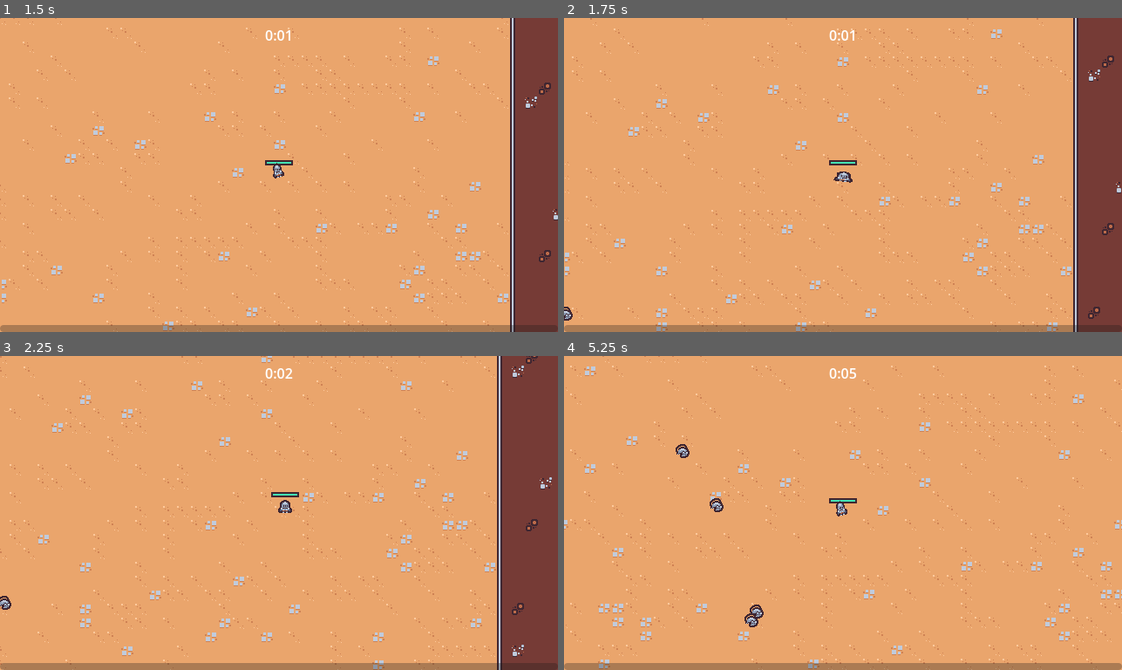
Above: before the commit, frames 1-4 (two rows, left to right).
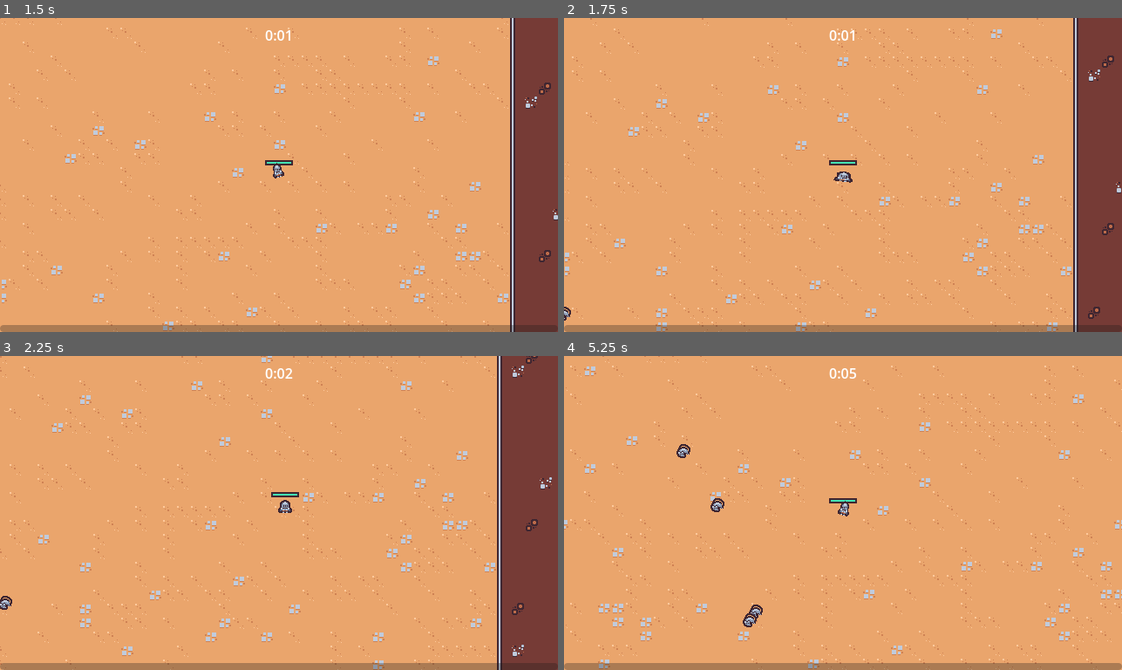
Above: after the commit, the same moments.

Repository: rafariossaa/godot_2d_survival_tutorial
Game: Godot game, scene res://scenes/main/main.tscn
Same seed, same stepped clock (60 frames per second), same inputs: the game is played once before the commit and once after it.
Inputs (mouse positions are in pixels of both pictures, inside the frame that each line leads up to):
- Up to frame 1 (1.5 s): move the mouse to (401, 159) at 0.52 s; press the mouse at (401, 159) at 0.53 s; hold Right (move_right) 0.53-1.28 s; move the mouse to (167, 190) at 1.27 s; release the mouse at (167, 190) at 1.28 s; hold Down (move_down) from 1.28 s (still down); click (167, 190) at 1.35 s
- Up to frame 2 (1.75 s): keep holding Down (move_down)
- Up to frame 3 (2.25 s): move the mouse to (334, 443) at 2.02 s; release Down (move_down) at 2.03 s; press the mouse at (334, 443) at 2.03 s; hold Right (move_right) from 2.03 s (still down)
- Up to frame 4 (5.25 s): move the mouse to (815, 575) at 2.77 s; release Right (move_right) at 2.78 s; release the mouse at (815, 575) at 2.78 s; hold Up (move_up) 2.78-3.53 s; click (815, 575) at 2.85 s; move the mouse to (1010, 560) at 3.52 s; press the mouse at (1010, 560) at 3.53 s; hold Left (move_left) 3.53-5.03 s; move the mouse to (675, 465) at 4.27 s; release the mouse at (675, 465) at 4.28 s; click (675, 465) at 4.35 s; move the mouse to (870, 513) at 5.02 s; press the mouse at (870, 513) at 5.03 s; hold Down (move_down) from 5.03 s (still down)

Frame 1 is identical in both runs. In frame 2, less than 0.1% of the frame differs, in the area x 0-2%, y 91-97%; in frame 3, less than 0.1%; in frame 4, 0.3%, in the area x 20-52%, y 28-87%.

Commit message:
Lesson 38- Animating Enemy death + fix enemy orientation

Diff:
--- /dev/null
+++ b/scenes/component/death_component.gd
@@ -0,0 +1,23 @@
+extends Node2D
+
+@export var health_component: Node
+@export var sprite: Sprite2D
+
+
+func _ready():
+	health_component.died.connect(on_test)
+	$GPUParticles2D.texture = sprite.texture
+
+
+func on_test():
+	if owner == null || not owner is Node2D:
+		return
+
+	var spawn_position = owner.global_position
+
+	var entities = get_tree().get_first_node_in_group("entities_layer")
+	get_parent().remove_child(self)
+	entities.add_child(self)
+
+	global_position = spawn_position
+	$AnimationPlayer.play("default")
--- a/scenes/component/death_component.tscn
+++ b/scenes/component/death_component.tscn
@@ -1,28 +1,17 @@
-[gd_scene load_steps=8 format=3 uid="uid://bfacqjt3tplo0"]
+[gd_scene load_steps=8 format=3 uid="uid://dyt526ysai3ey"]
 
-[ext_resource type="Texture2D" uid="uid://cq11dm3qffmi3" path="res://scenes/game_object/basic_enemy/base_enemy.png" id="1_6l0ts"]
+[ext_resource type="Script" path="res://scenes/component/death_component.gd" id="1_1pobi"]
+[ext_resource type="Texture2D" uid="uid://cq11dm3qffmi3" path="res://scenes/game_object/basic_enemy/base_enemy.png" id="2_yabnv"]
 
-[sub_resource type="Animation" id="Animation_gds7t"]
+[sub_resource type="Animation" id="Animation_dpbxy"]
 resource_name = "default"
-tracks/0/type = "value"
+tracks/0/type = "method"
 tracks/0/imported = false
 tracks/0/enabled = true
-tracks/0/path = NodePath("GPUParticles2D:emitting")
+tracks/0/path = NodePath(".")
 tracks/0/interp = 1
 tracks/0/loop_wrap = true
 tracks/0/keys = {
-"times": PackedFloat32Array(0),
-"transitions": PackedFloat32Array(1),
-"update": 1,
-"values": [true]
-}
-tracks/1/type = "method"
-tracks/1/imported = false
-tracks/1/enabled = true
-tracks/1/path = NodePath(".")
-tracks/1/interp = 1
-tracks/1/loop_wrap = true
-tracks/1/keys = {
 "times": PackedFloat32Array(1),
 "transitions": PackedFloat32Array(1),
 "values": [{
@@ -30,60 +19,56 @@
 "method": &"queue_free"
 }]
 }
-
-[sub_resource type="Animation" id="Animation_d70a2"]
-length = 0.001
-tracks/0/type = "value"
-tracks/0/imported = false
-tracks/0/enabled = true
-tracks/0/path = NodePath("GPUParticles2D:emitting")
-tracks/0/interp = 1
-tracks/0/loop_wrap = true
-tracks/0/keys = {
+tracks/1/type = "value"
+tracks/1/imported = false
+tracks/1/enabled = true
+tracks/1/path = NodePath("GPUParticles2D:emitting")
+tracks/1/interp = 1
+tracks/1/loop_wrap = true
+tracks/1/keys = {
 "times": PackedFloat32Array(0),
 "transitions": PackedFloat32Array(1),
 "update": 1,
-"values": [false]
+"values": [true]
 }
 
-[sub_resource type="AnimationLibrary" id="AnimationLibrary_v12m1"]
+[sub_resource type="AnimationLibrary" id="AnimationLibrary_mp24f"]
 _data = {
-"RESET": SubResource("Animation_d70a2"),
-"default": SubResource("Animation_gds7t")
+"default": SubResource("Animation_dpbxy")
 }
 
-[sub_resource type="Curve" id="Curve_v5h6u"]
+[sub_resource type="Curve" id="Curve_iy21b"]
 _data = [Vector2(0, 1), 0.0, 0.0, 0, 0, Vector2(0.6, 1), 0.0, 0.0, 0, 0, Vector2(1, 0), 0.0, 0.0, 0, 0]
 point_count = 3
 
 [sub_resource type="CurveTexture" id="CurveTexture_f6svq"]
-curve = SubResource("Curve_v5h6u")
+curve = SubResource("Curve_iy21b")
 
-[sub_resource type="ParticleProcessMaterial" id="ParticleProcessMaterial_g42lj"]
+[sub_resource type="ParticleProcessMaterial" id="ParticleProcessMaterial_t5xj0"]
 particle_flag_disable_z = true
 direction = Vector3(0, -1, 0)
 spread = 30.0
-initial_velocity_min = 125.0
-initial_velocity_max = 200.0
-angular_velocity_min = -720.0
-angular_velocity_max = 720.0
-gravity = Vector3(0, 400, 0)
+initial_velocity_min = 175.0
+initial_velocity_max = 250.0
+angular_velocity_min = -1440.0
+angular_velocity_max = 1440.0
+gravity = Vector3(0, 800, 0)
 scale_curve = SubResource("CurveTexture_f6svq")
 
 [node name="DeathComponent" type="Node2D"]
+script = ExtResource("1_1pobi")
 
 [node name="AnimationPlayer" type="AnimationPlayer" parent="."]
 libraries = {
-"": SubResource("AnimationLibrary_v12m1")
+"": SubResource("AnimationLibrary_mp24f")
 }
-autoplay = "default"
 
 [node name="GPUParticles2D" type="GPUParticles2D" parent="."]
 emitting = false
 amount = 1
-process_material = SubResource("ParticleProcessMaterial_g42lj")
-texture = ExtResource("1_6l0ts")
-lifetime = 0.65
+process_material = SubResource("ParticleProcessMaterial_t5xj0")
+texture = ExtResource("2_yabnv")
+lifetime = 0.5
 one_shot = true
 fixed_fps = 0
 interpolate = false
--- a/scenes/game_object/basic_enemy/basic_enemy.gd
+++ b/scenes/game_object/basic_enemy/basic_enemy.gd
@@ -3,13 +3,17 @@
 const MAX_SPEED = 40
 
 @onready var health_component: HealthComponent = $HealthComponent
-
+@onready var visuals = $Visuals
 
 func _process(_delta):
 	var direction = get_direction_to_player()
 	velocity = direction * MAX_SPEED
 	move_and_slide()
 
+	# Face the sprite in the direction it is moving
+	var move_sign = sign(velocity.x)
+	if move_sign != 0:
+		visuals.scale = Vector2(-move_sign, 1)
 
 # Returns a normalized vector to player possition
 func get_direction_to_player():
--- a/scenes/game_object/basic_enemy/basic_enemy.tscn
+++ b/scenes/game_object/basic_enemy/basic_enemy.tscn
@@ -1,10 +1,38 @@
-[gd_scene load_steps=11 format=3 uid="uid://dq67n0xogok68"]
+[gd_scene load_steps=12 format=3 uid="uid://dq67n0xogok68"]
 
 [ext_resource type="Script" path="res://scenes/game_object/basic_enemy/basic_enemy.gd" id="1_4ivcd"]
 [ext_resource type="Texture2D" uid="uid://cq11dm3qffmi3" path="res://scenes/game_object/basic_enemy/base_enemy.png" id="2_4kk1l"]
 [ext_resource type="PackedScene" uid="uid://coa2rcm1grqw0" path="res://scenes/component/health_component.tscn" id="2_rug2a"]
 [ext_resource type="PackedScene" uid="uid://ciapfp5rw0wsb" path="res://scenes/component/vial_drop_component.tscn" id="3_7kdn7"]
 [ext_resource type="PackedScene" uid="uid://ds43luchg7e4u" path="res://scenes/component/hurtbox_component.tscn" id="4_iqpdv"]
+[ext_resource type="PackedScene" uid="uid://dyt526ysai3ey" path="res://scenes/component/death_component.tscn" id="7_t8jn4"]
+
+[sub_resource type="Animation" id="Animation_fhk73"]
+length = 0.001
+tracks/0/type = "value"
+tracks/0/imported = false
+tracks/0/enabled = true
+tracks/0/path = NodePath("Visuals/Sprite2D:position")
+tracks/0/interp = 1
+tracks/0/loop_wrap = true
+tracks/0/keys = {
+"times": PackedFloat32Array(0),
+"transitions": PackedFloat32Array(1),
+"update": 0,
+"values": [Vector2(0, 0)]
+}
+tracks/1/type = "value"
+tracks/1/imported = false
+tracks/1/enabled = true
+tracks/1/path = NodePath("Visuals/Sprite2D:rotation")
+tracks/1/interp = 1
+tracks/1/loop_wrap = true
+tracks/1/keys = {
+"times": PackedFloat32Array(0),
+"transitions": PackedFloat32Array(1),
+"update": 0,
+"values": [0.0]
+}
 
 [sub_resource type="Animation" id="Animation_skrg5"]
 resource_name = "walk"
@@ -33,33 +61,6 @@
 "transitions": PackedFloat32Array(1, 1, 1, 1),
 "update": 0,
 "values": [0.174533, -0.174533, 0.174533, -0.174533]
-}
-
-[sub_resource type="Animation" id="Animation_fhk73"]
-length = 0.001
-tracks/0/type = "value"
-tracks/0/imported = false
-tracks/0/enabled = true
-tracks/0/path = NodePath("Visuals/Sprite2D:position")
-tracks/0/interp = 1
-tracks/0/loop_wrap = true
-tracks/0/keys = {
-"times": PackedFloat32Array(0),
-"transitions": PackedFloat32Array(1),
-"update": 0,
-"values": [Vector2(0, 0)]
-}
-tracks/1/type = "value"
-tracks/1/imported = false
-tracks/1/enabled = true
-tracks/1/path = NodePath("Visuals/Sprite2D:rotation")
-tracks/1/interp = 1
-tracks/1/loop_wrap = true
-tracks/1/keys = {
-"times": PackedFloat32Array(0),
-"transitions": PackedFloat32Array(1),
-"update": 0,
-"values": [0.0]
 }
 
 [sub_resource type="AnimationLibrary" id="AnimationLibrary_3b32s"]
@@ -99,6 +100,10 @@
 position = Vector2(0, -5)
 shape = SubResource("CircleShape2D_qpx27")
 
+[node name="DeathComponent" parent="." node_paths=PackedStringArray("health_component", "sprite") instance=ExtResource("7_t8jn4")]
+health_component = NodePath("../HealthComponent")
+sprite = NodePath("../Visuals/Sprite2D")
+
 [node name="Visuals" type="Node2D" parent="."]
 
 [node name="Sprite2D" type="Sprite2D" parent="Visuals"]
--- a/scenes/game_object/player/player.gd
+++ b/scenes/game_object/player/player.gd
@@ -37,9 +37,7 @@
 
 	# Get the direction we are looking and flip the sprite using visual.scale
 	var move_sign = sign(movement_vector.x)
-	if move_sign ==0 :
-		visuals.scale = Vector2.ONE
-	else:
+	if move_sign !=0 :
 		visuals.scale = Vector2(move_sign, 1)
 
 
--- a/scenes/game_object/player/player.tscn
+++ b/scenes/game_object/player/player.tscn
@@ -4,6 +4,45 @@
 [ext_resource type="Texture2D" uid="uid://c6pxinpgthkeb" path="res://scenes/game_object/player/player.png" id="1_v66fg"]
 [ext_resource type="PackedScene" uid="uid://l7127mvj12x8" path="res://scenes/ability/sword_ability_controller/sword_ability_controller.tscn" id="2_7qamy"]
 [ext_resource type="PackedScene" uid="uid://coa2rcm1grqw0" path="res://scenes/component/health_component.tscn" id="2_31r36"]
+
+[sub_resource type="Animation" id="Animation_guu3j"]
+length = 0.001
+tracks/0/type = "value"
+tracks/0/imported = false
+tracks/0/enabled = true
+tracks/0/path = NodePath("Visuals/Sprite2D:position")
+tracks/0/interp = 1
+tracks/0/loop_wrap = true
+tracks/0/keys = {
+"times": PackedFloat32Array(0),
+"transitions": PackedFloat32Array(1),
+"update": 0,
+"values": [Vector2(0, 0)]
+}
+tracks/1/type = "value"
+tracks/1/imported = false
+tracks/1/enabled = true
+tracks/1/path = NodePath("Visuals/Sprite2D:rotation")
+tracks/1/interp = 1
+tracks/1/loop_wrap = true
+tracks/1/keys = {
+"times": PackedFloat32Array(0),
+"transitions": PackedFloat32Array(1),
+"update": 0,
+"values": [0.0]
+}
+tracks/2/type = "value"
+tracks/2/imported = false
+tracks/2/enabled = true
+tracks/2/path = NodePath("Visuals/Sprite2D:scale")
+tracks/2/interp = 1
+tracks/2/loop_wrap = true
+tracks/2/keys = {
+"times": PackedFloat32Array(0),
+"transitions": PackedFloat32Array(1),
+"update": 0,
+"values": [Vector2(1, 1)]
+}
 
 [sub_resource type="Animation" id="Animation_x4owr"]
 resource_name = "walk"
@@ -44,45 +83,6 @@
 "transitions": PackedFloat32Array(0.732043, 2.63902, 1, 1),
 "update": 0,
 "values": [Vector2(1, 1), Vector2(0.8, 1.1), Vector2(1.5, 0.7), Vector2(1, 1)]
-}
-
-[sub_resource type="Animation" id="Animation_guu3j"]
-length = 0.001
-tracks/0/type = "value"
-tracks/0/imported = false
-tracks/0/enabled = true
-tracks/0/path = NodePath("Visuals/Sprite2D:position")
-tracks/0/interp = 1
-tracks/0/loop_wrap = true
-tracks/0/keys = {
-"times": PackedFloat32Array(0),
-"transitions": PackedFloat32Array(1),
-"update": 0,
-"values": [Vector2(0, 0)]
-}
-tracks/1/type = "value"
-tracks/1/imported = false
-tracks/1/enabled = true
-tracks/1/path = NodePath("Visuals/Sprite2D:rotation")
-tracks/1/interp = 1
-tracks/1/loop_wrap = true
-tracks/1/keys = {
-"times": PackedFloat32Array(0),
-"transitions": PackedFloat32Array(1),
-"update": 0,
-"values": [0.0]
-}
-tracks/2/type = "value"
-tracks/2/imported = false
-tracks/2/enabled = true
-tracks/2/path = NodePath("Visuals/Sprite2D:scale")
-tracks/2/interp = 1
-tracks/2/loop_wrap = true
-tracks/2/keys = {
-"times": PackedFloat32Array(0),
-"transitions": PackedFloat32Array(1),
-"update": 0,
-"values": [Vector2(1, 1)]
 }
 
 [sub_resource type="AnimationLibrary" id="AnimationLibrary_fotiy"]
